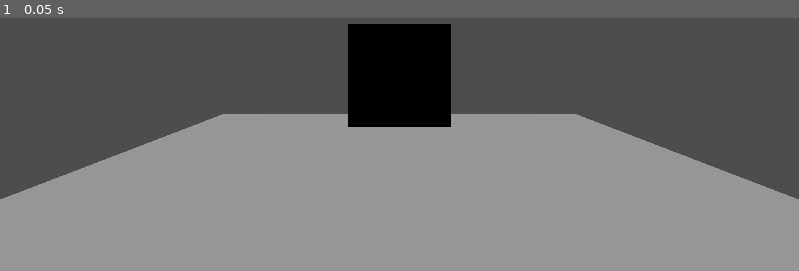
Above: before the commit, frame 1.
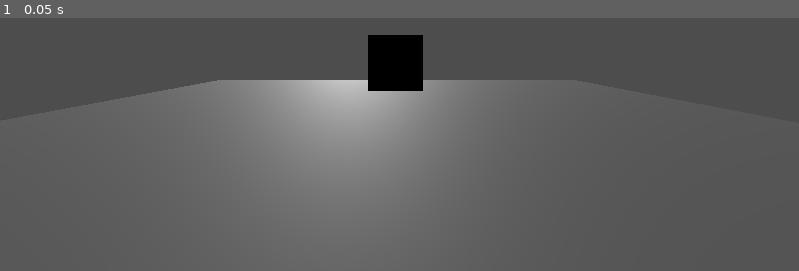
Above: after the commit, the same moment.

Repository: IMKarhu/GMTK2024
Game: Godot game, scene res://scenes/SimpleScene.tscn
Two runs of this game, one before a commit and one after it. Both use one fixed random seed, a clock stepped at 60 frames per second and the inputs below. Before the commit the project has no main scene; this scene is started directly in both runs.
Inputs:
- Up to frame 1 (0.05 s): no input

The runs differ from the first frame. In frame 1, 57% of the frame differs, in the area x 0-100%, y 2-100%.

Commit message:
Add simple interaction

Diff:
--- a/OnlyDown/project.godot
+++ b/OnlyDown/project.godot
@@ -11,6 +11,14 @@
 [application]
 
 config/name="Gmtk 2024"
-run/main_scene="res://SimpleScene.tscn"
+run/main_scene="res://scenes/SimpleScene.tscn"
 config/features=PackedStringArray("4.2", "Forward Plus")
 config/icon="res://icon.svg"
+
+[input]
+
+interact={
+"deadzone": 0.5,
+"events": [Object(InputEventKey,"resource_local_to_scene":false,"resource_name":"","device":0,"window_id":0,"alt_pressed":false,"shift_pressed":false,"ctrl_pressed":false,"meta_pressed":false,"pressed":false,"keycode":69,"physical_keycode":69,"key_label":69,"unicode":0,"echo":false,"script":null)
+]
+}
--- a/OnlyDown/scenes/SimpleScene.tscn
+++ b/OnlyDown/scenes/SimpleScene.tscn
@@ -1,10 +1,14 @@
-[gd_scene load_steps=4 format=3 uid="uid://bukx2nu06olxv"]
+[gd_scene load_steps=6 format=3 uid="uid://bukx2nu06olxv"]
+
+[ext_resource type="Script" path="res://src/Interact.gd" id="1_s71rd"]
 
 [sub_resource type="BoxMesh" id="BoxMesh_5m3fs"]
 
 [sub_resource type="BoxShape3D" id="BoxShape3D_t0ol2"]
 
 [sub_resource type="BoxShape3D" id="BoxShape3D_dv1va"]
+
+[sub_resource type="BoxMesh" id="BoxMesh_ssn3h"]
 
 [node name="MainNode" type="Node3D"]
 
@@ -19,17 +23,25 @@
 shape = SubResource("BoxShape3D_t0ol2")
 
 [node name="Player" type="CharacterBody3D" parent="."]
-transform = Transform3D(1, 0, 0, 0, 1, 0, 0, 0, 1, 0, 2.14001, 0)
+transform = Transform3D(1, 0, 0, 0, 1, 0, 0, 0, 1, 0, 1.06621, 0)
+
+[node name="Mesh" type="MeshInstance3D" parent="Player"]
+skeleton = NodePath("../..")
 
 [node name="MainCamera" type="Camera3D" parent="Player"]
-transform = Transform3D(1, 0, 0, 0, 1, 0, 0, 0, 1, 0, 0.282001, 3.34856)
+transform = Transform3D(1, 0, 0, 0, 1, 0, 0, 0, 1, 0.072753, 0.380347, 3.34856)
 
 [node name="Collision" type="CollisionShape3D" parent="Player"]
 shape = SubResource("BoxShape3D_dv1va")
 
-[node name="Mesh" type="MeshInstance3D" parent="Player"]
-mesh = SubResource("BoxMesh_5m3fs")
-skeleton = NodePath("../..")
+[node name="DirectionalLight3D" type="DirectionalLight3D" parent="."]
+transform = Transform3D(0.987256, 6.95625e-09, -0.15914, 0.0441907, -0.960673, 0.274145, -0.152882, -0.277684, -0.94843, 0, -0.941719, -27.3735)
 
-[node name="DirectionalLight3D" type="DirectionalLight3D" parent="."]
-transform = Transform3D(1, 0, 0, 0, -4.37114e-08, 1, 0, -1, -4.37114e-08, 0, 33.2274, 0)
+[node name="Node3D" type="Node3D" parent="." node_paths=PackedStringArray("camera")]
+transform = Transform3D(1, 0, 0, 0, 1, 0, 0, 0, 1, 0, 1.14664, -2.45859)
+script = ExtResource("1_s71rd")
+meshes = Array[Mesh]([SubResource("BoxMesh_ssn3h")])
+camera = NodePath("../Player/MainCamera")
+
+[node name="Mesh" type="MeshInstance3D" parent="Node3D"]
+skeleton = NodePath("../../..")
--- /dev/null
+++ b/OnlyDown/src/Interact.gd
@@ -0,0 +1,36 @@
+extends Node3D
+
+# Exported variables to allow setting these meshes in the editor
+@export var meshes: Array[Mesh]
+
+@export var camera: Camera3D
+
+# Reference to the MeshInstance3D node
+var mesh_instance: MeshInstance3D
+
+func _ready():
+	# Get the MeshInstance3D node
+	mesh_instance = get_child(0)
+
+	# Example: Change to mesh1 at the start
+	mesh_instance.mesh = meshes[0]
+	print(mesh_instance.mesh)
+
+func _process(delta):
+	if Input.is_action_just_pressed("interact"):
+		#shoot ray here to get the mesh
+		var space = get_world_3d().direct_space_state
+		var query = PhysicsRayQueryParameters3D.create(camera.global_position,
+			camera.global_position - camera.global_transform.basis.z * 100)
+		var collision = space.intersect_ray(query)
+		if collision.collider.mesh_instance:
+			print(collision.collider.name)
+			change_mesh(collision.collider.mesh_instance.mesh)
+		else:
+			print("ray missed")
+
+# Function to change the mesh
+func change_mesh(new_mesh: Mesh) -> void:
+	if mesh_instance:
+		meshes.append(new_mesh)
+		mesh_instance.mesh = new_mesh
